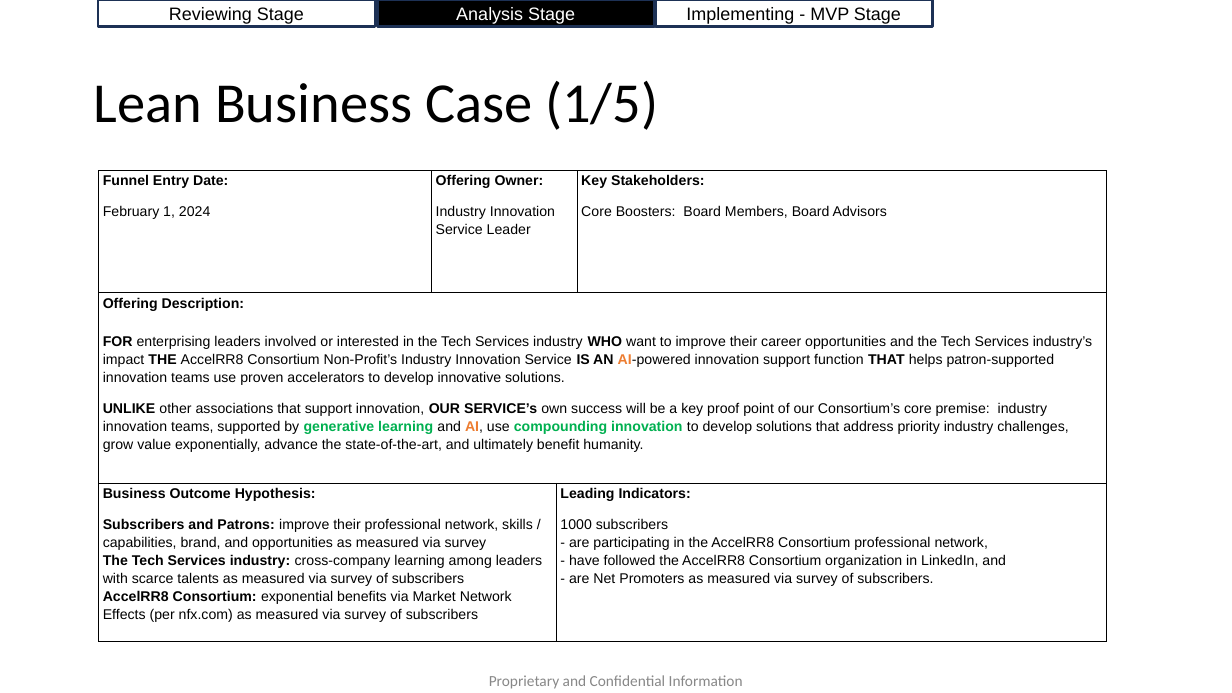
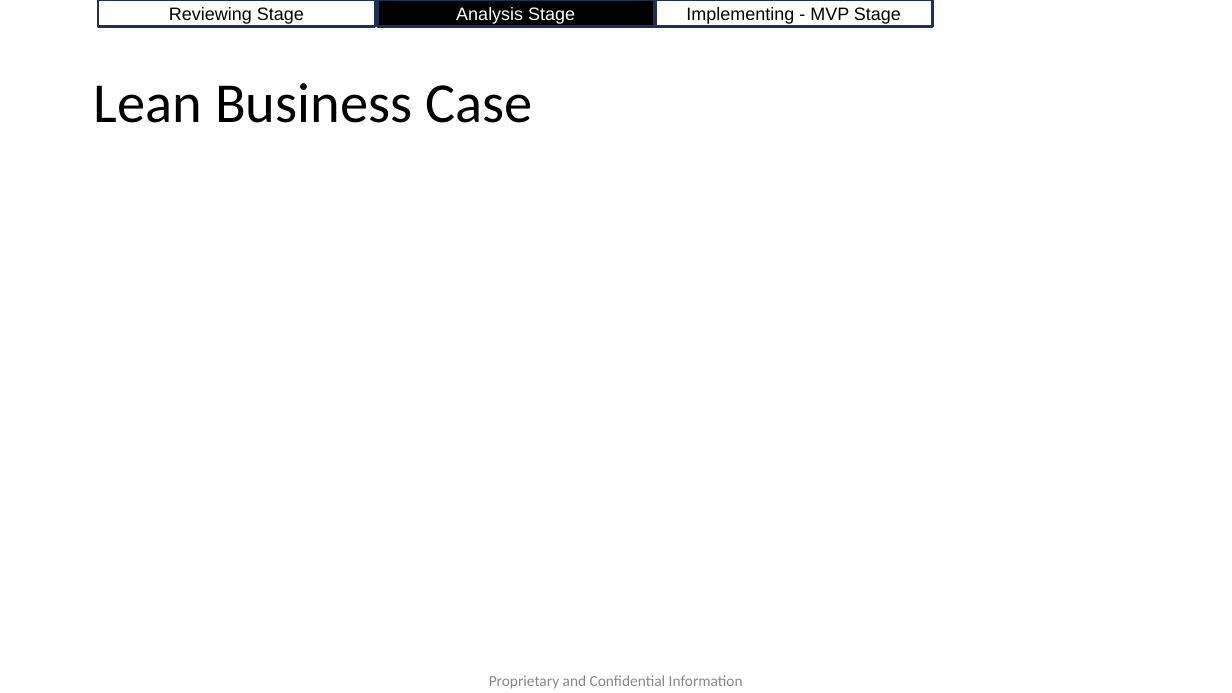
Before and after one commit to AccelRR8-Consortium-NonProfit/Management-Public, a slide deck: slide 8 of docs/2_Value_Creation/2a_Product/Industry_Innovation/Industry_Innovation_v1_Lean_Business_Case.pptx. Drawn at 1232x693 pixels with LibreOffice and Linux fonts; fonts in the diff are those of the drawing; background and template pictures are left out. Boxes give left, top, right and bottom in pixels: in the first picture for what was removed or moved away, otherwise in the second. Text is boxed around its words. In the diff, an @@ line names an element or a change of style, - is before the commit and + after.

Commit message:
Updated the Industry Innovation Deliverables Overview

```diff
--- a/docs/2_Value_Creation/2a_Product/Industry_Innovation/Industry_Innovation_v1_Lean_Business_Case.pptx
+++ b/docs/2_Value_Creation/2a_Product/Industry_Innovation/Industry_Innovation_v1_Lean_Business_Case.pptx
@@ title at <box>94,83,532,123</box>: text changed @@
-Lean Business Case (1/5)
+Lean Business Case
@@ table removed at <box>99,171,1107,651</box>, 3 rows, 4 columns @@
-Funnel Entry Date: / February 1, 2024 | Offering Owner: / Industry Innovation Service Leader |  | Key Stakeholders: / Core Boosters: Board Members, Board Advisors
-Offering Description: FOR enterprising leaders involved or interested in the Tech Services industry WHO want to improve their career opportunities and the Tech Services industry’s impact THE AccelRR8 Consortium Non-Profit’s Industry Innovation Service IS AN AI-powered innovation support function THAT helps patron-supported innovation teams use proven accelerators to develop innovative solutions. / UNLIKE other associations that support innovation, OUR SERVICE’s own success will be a key proof point of our Consortium’s core premise: industry innovation teams, supported by generative learning and AI, use compounding innovation to develop solutions that address priority industry challenges, grow value exponentially, advance the state-of-the-art, and ultimately benefit humanity. |  |  | 
-Business Outcome Hypothesis: / Subscribers and Patrons: improve their professional network, skills / capabilities, brand, and opportunities as measured via survey The Tech Services industry: cross-company learning among leaders with scarce talents as measured via survey of subscribers AccelRR8 Consortium: exponential benefits via Market Network Effects (per nfx.com) as measured via survey of subscribers |  | Leading Indicators: / 1000 subscribers - are participating in the AccelRR8 Consortium professional network, - have followed the AccelRR8 Consortium organization in LinkedIn, and - are Net Promoters as measured via survey of subscribers. | 
```
Also in this commit, not shown: 1 other slide changed, 4 slides removed, 6 other files.
